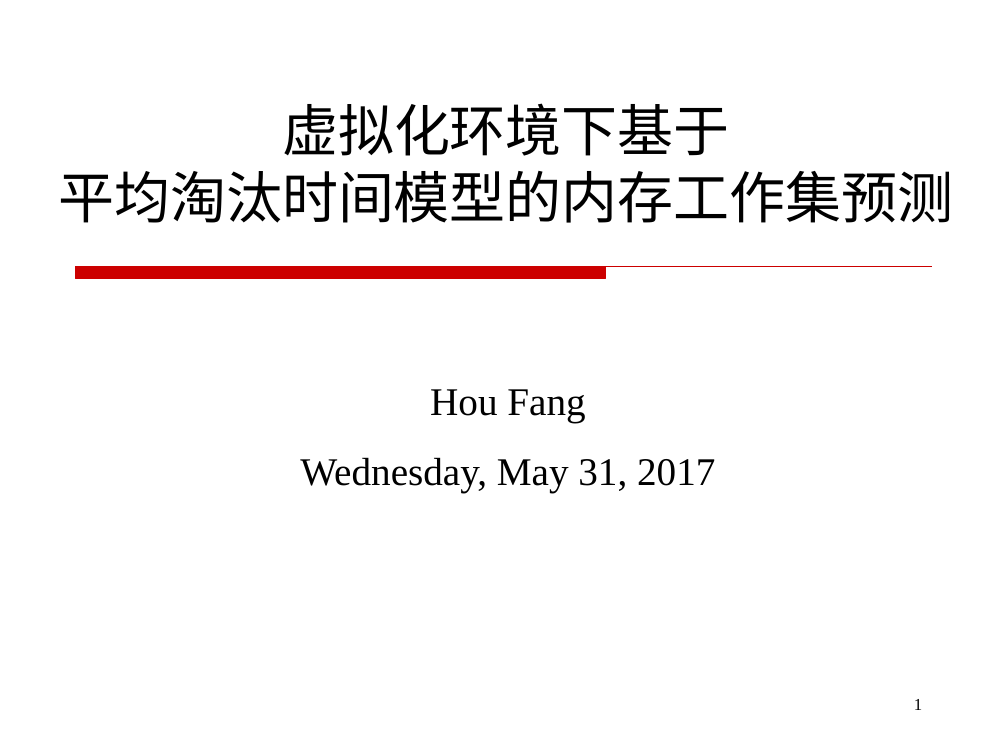
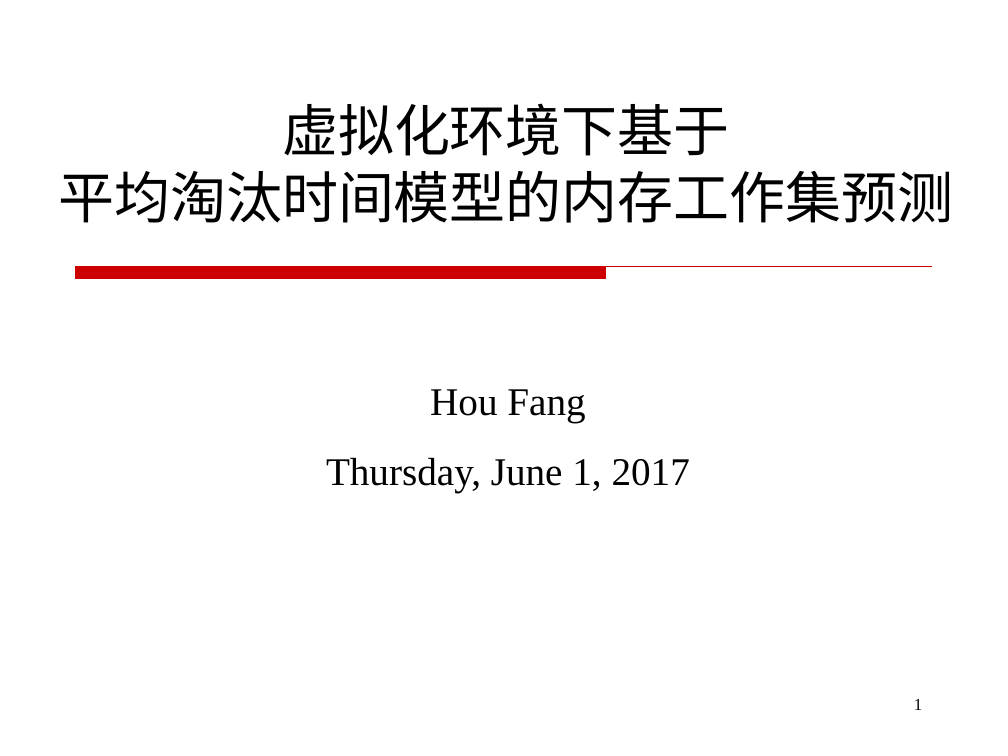
Before and after one commit to JoeHF/aet_data, a slide deck: slide 1 of 答辩/答辩ppt.pptx. Drawn at 1008x756 pixels with LibreOffice and Linux fonts; fonts in the diff are those of the drawing; background and template pictures are left out. Boxes give left, top, right and bottom in pixels: in the first picture for what was removed or moved away, otherwise in the second. Text is boxed around its words. In the diff, an @@ line names an element or a change of style, - is before the commit and + after.

```diff
--- a/答辩/答辩ppt.pptx
+++ b/答辩/答辩ppt.pptx
@@ subtitle at (326, 457, 690, 493): text changed @@
-Wednesday, May 31, 2017
+Thursday, June 1, 2017
```
Also in this commit, not shown: 5 other slides changed, 1 slide removed, 8 other files.
